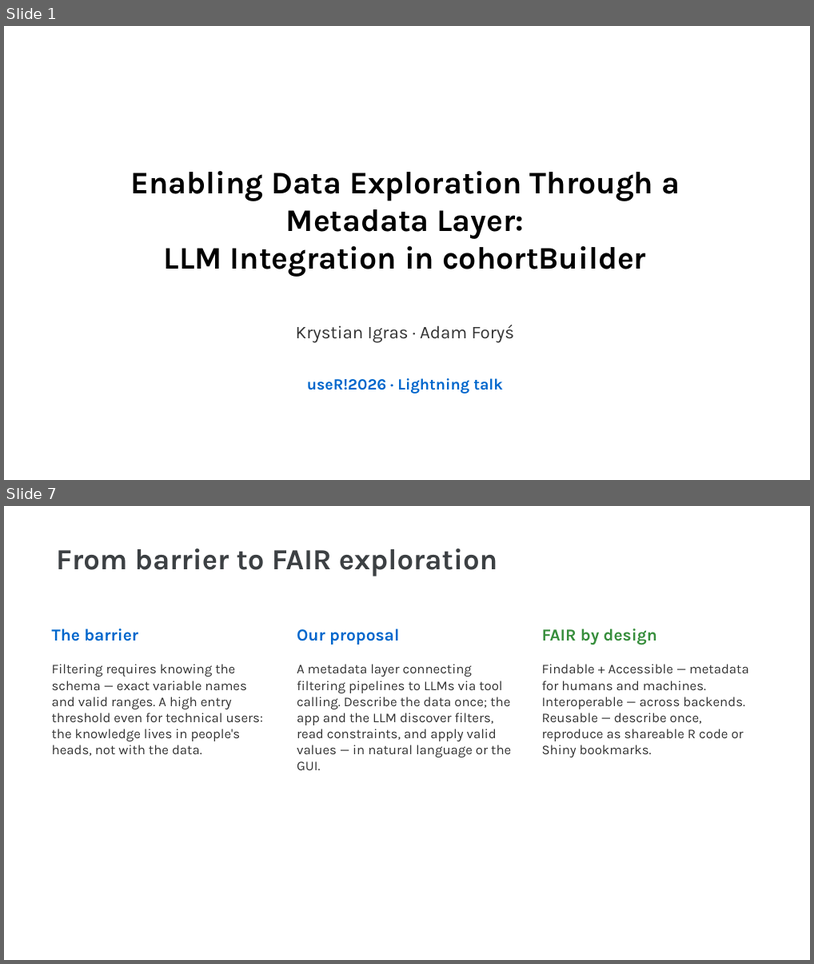
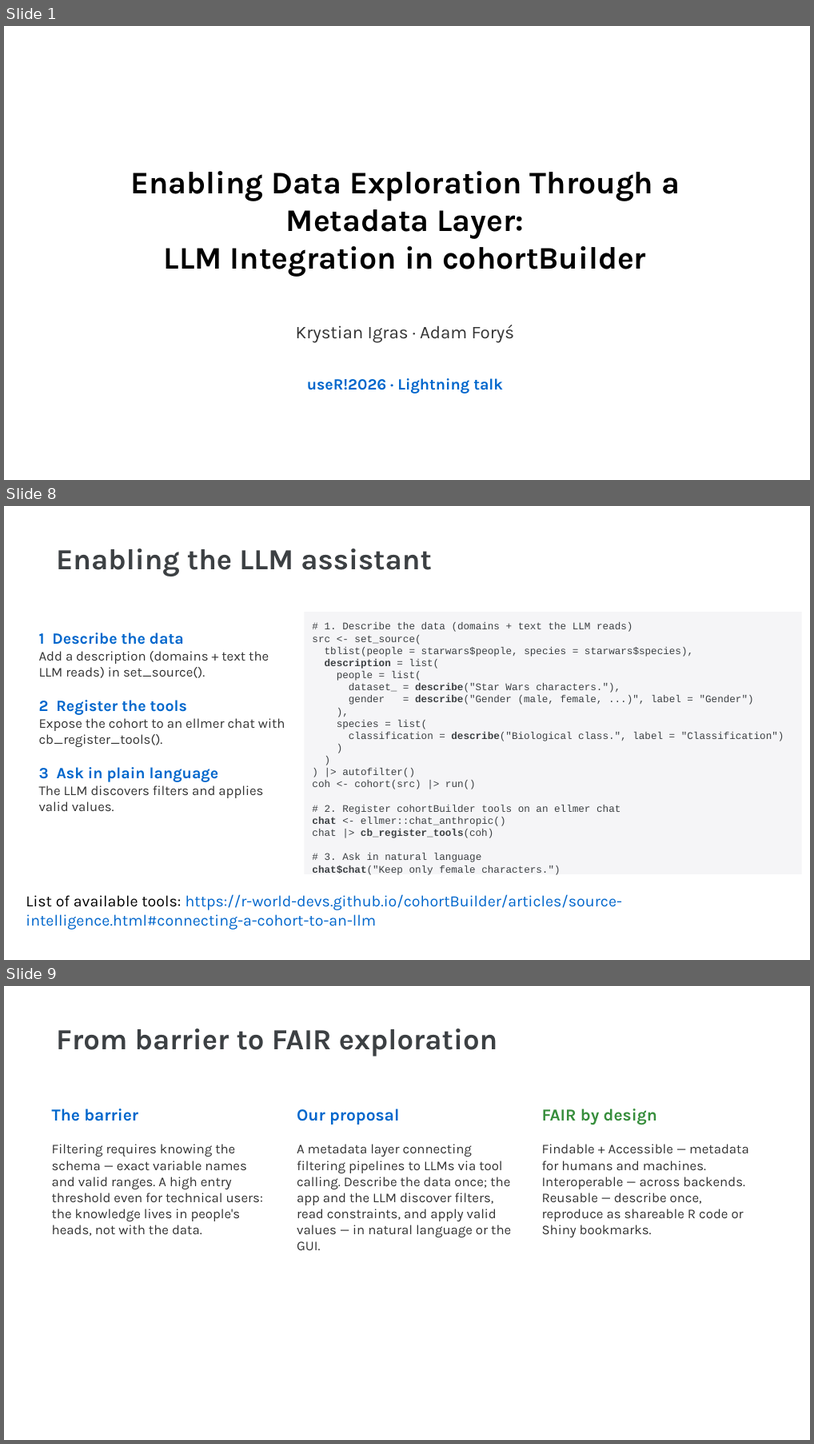
Before and after one commit to r-world-devs/shinyCohortBuilder, a slide deck: tutorials/User!2026.pptx. Shown one above the other, each under a label of ours: slides 1 and 7 before the commit, slides 1, 8 and 9 after it; the slides between them are not shown. The pictures are 814x964 and 814x1444 pixels, drawn with LibreOffice and Linux fonts; fonts in the diff are those of the drawing. Boxes give left, top, right and bottom in pixels: in the first picture for what was removed or moved away, otherwise in the second. Text is boxed around its words. In the diff, an @@ line names an element or a change of style, - is before the commit and + after.

```diff
--- a/tutorials/User!2026.pptx
+++ b/tutorials/User!2026.pptx
@@ slide 8 added at <box>4,506,810,960</box>, background #FFFFFF @@
@@ text added at <box>56,548,431,576</box>, 26 pt, text #3C4043, bold @@
+Enabling the LLM assistant
@@ rectangle added at <box>304,612,802,874</box>, fill #F5F5F7, 9 pt, text #3C4043 @@
+# 1. Describe the data (domains + text the LLM reads)
+src <- set_source(
+tblist(people = starwars$people, species = starwars$species),
+description = list(
+people = list(
+dataset_ = describe("Star Wars characters."),
+gender = describe("Gender (male, female, ...)", label = "Gender")
+),
+species = list(
+classification = describe("Biological class.", label = "Classification")
+)
+)
+) |> autofilter()
+coh <- cohort(src) |> run()
+# 2. Register cohortBuilder tools on an ellmer chat
+chat <- ellmer::chat_anthropic()
+chat |> cb_register_tools(coh)
+# 3. Ask in natural language
+chat$chat("Keep only female characters.")
@@ text added at <box>39,632,286,811</box>, 12 pt, text #333333 @@
+1 Describe the data
+Add a description (domains + text the LLM reads) in set_source().
+2 Register the tools
+Expose the cohort to an ellmer chat with cb_register_tools().
+3 Ask in plain language
+The LLM discovers filters and applies valid values.
@@ text added at <box>26,894,622,929</box>, 14 pt, text #0066CC @@
+List of available tools: https://r-world-devs.github.io/cohortBuilder/articles/source-intelligence.html#connecting-a-cohort-to-an-llm
@@ what was slide 7 is now slide 9 @@
```
Also in this commit, not shown: 4 slides changed, 2 other slides added, 1 slide removed, 3 other files.
